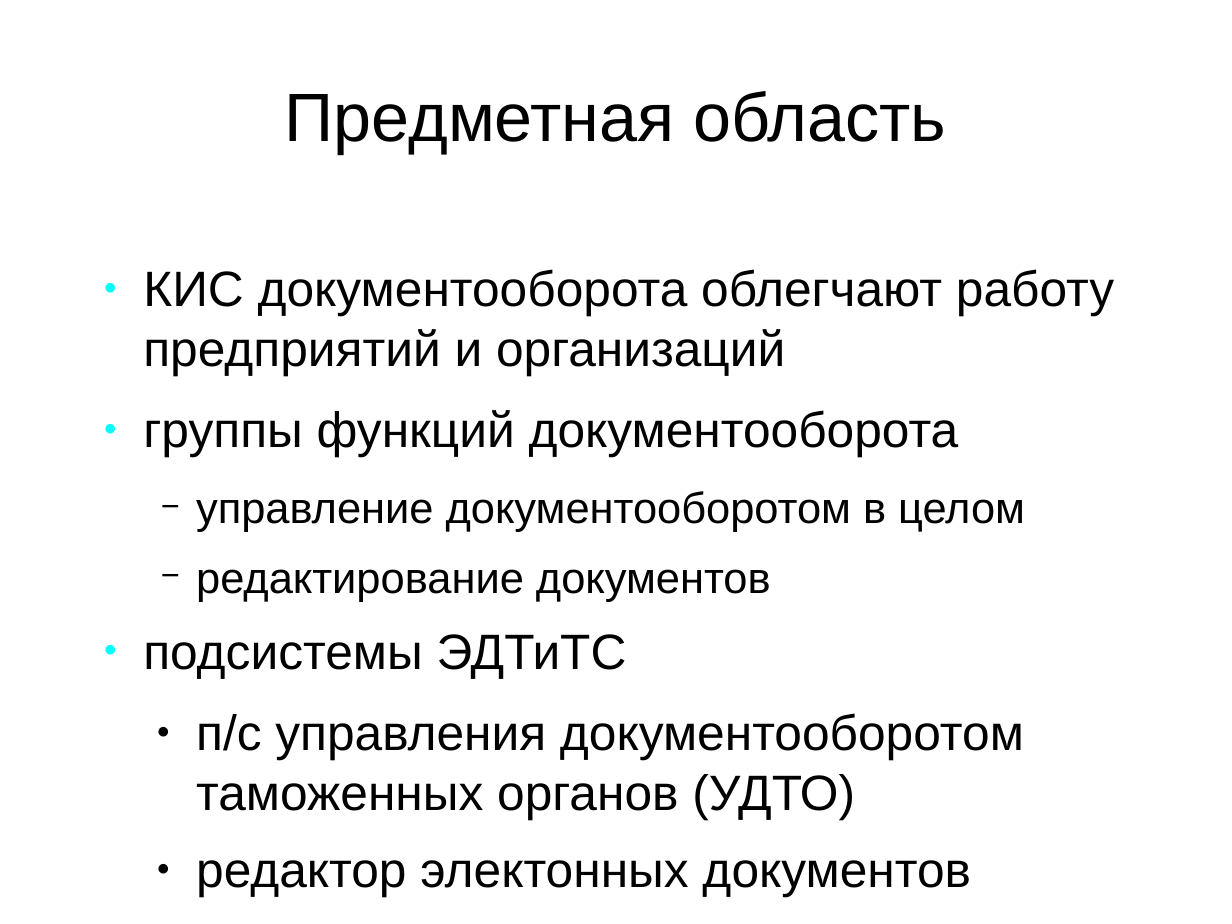
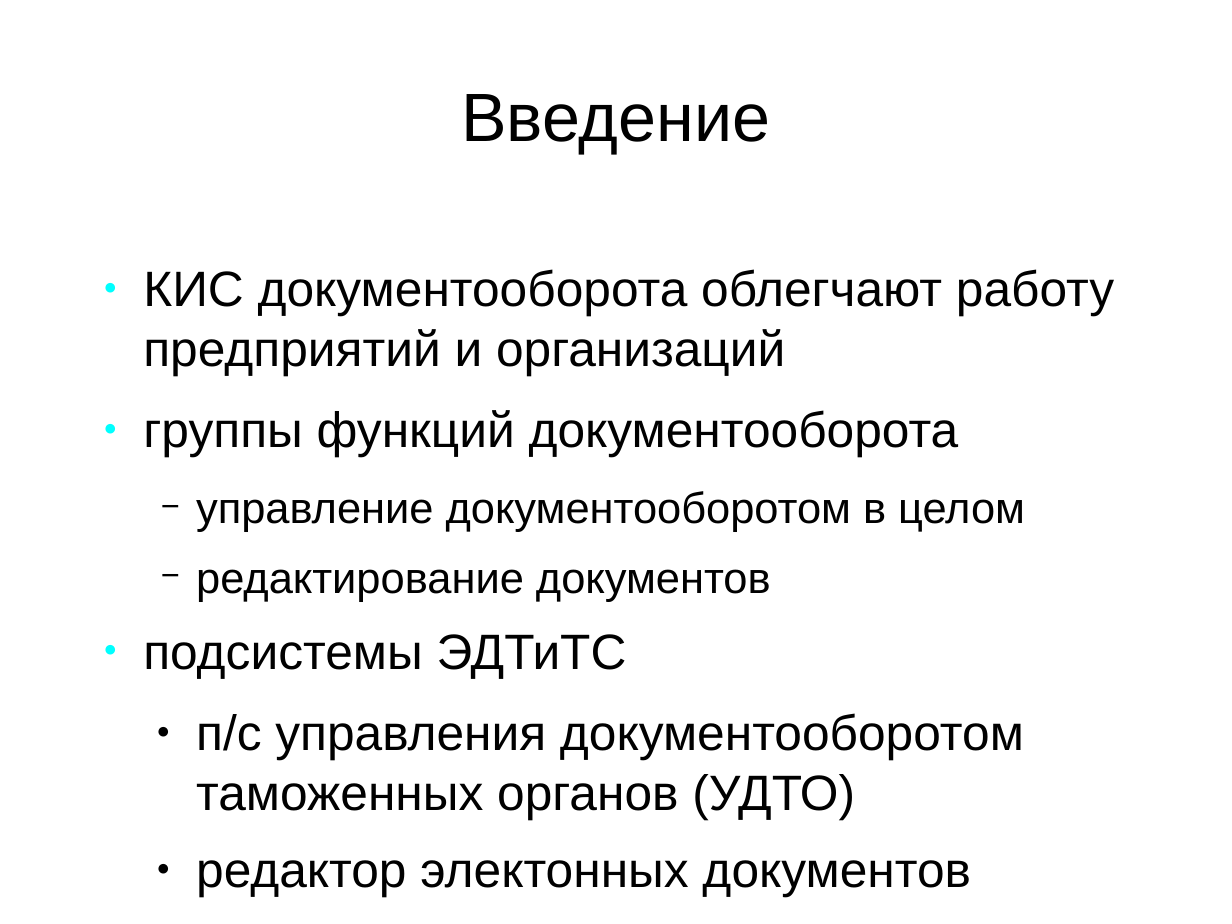
Before and after one commit to aeremenok/a-team-777, a slide deck: slide 2 of diploma/eav/diploma/demo.odp. Drawn at 1232x924 pixels with LibreOffice and Linux fonts; fonts in the diff are those of the drawing. Boxes give left, top, right and bottom in pixels: in the first picture for what was removed or moved away, otherwise in the second. Text is boxed around its words. In the diff, an @@ line names an element or a change of style, - is before the commit and + after.

```diff
--- a/diploma/eav/diploma/demo.odp
+++ b/diploma/eav/diploma/demo.odp
@@ title at bbox=[461, 94, 770, 153]: text changed @@
-Предметная область
+Введение
```
Also in this commit, not shown: 3 other slides changed, 1 slide added, 3 other files.
